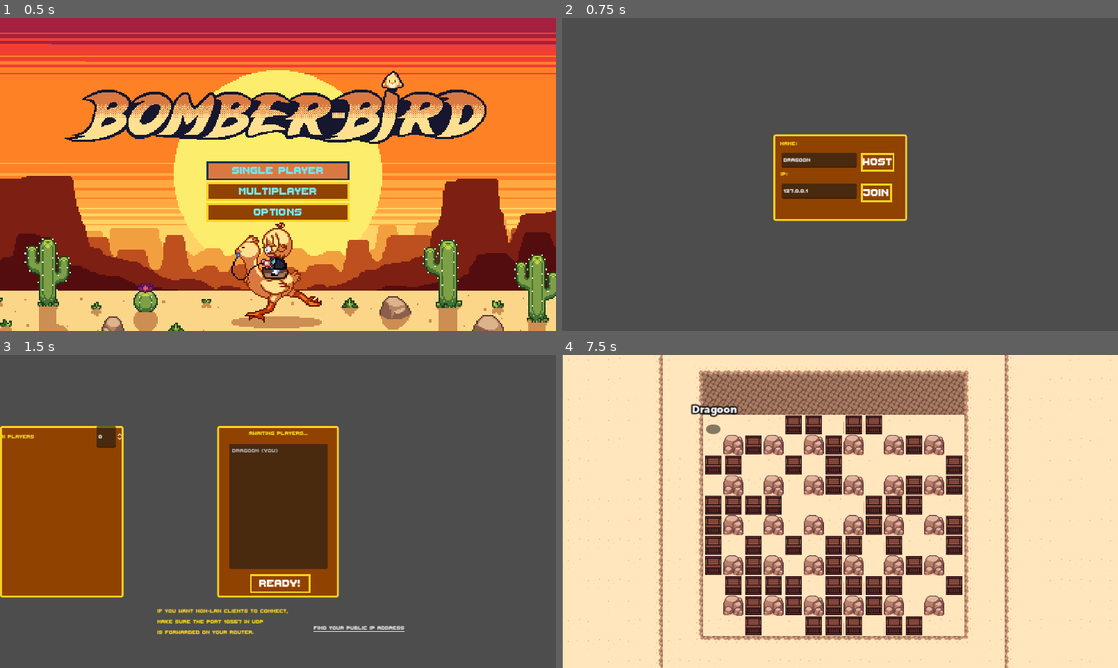
Above: before the commit, frames 1-4 (two rows, left to right).
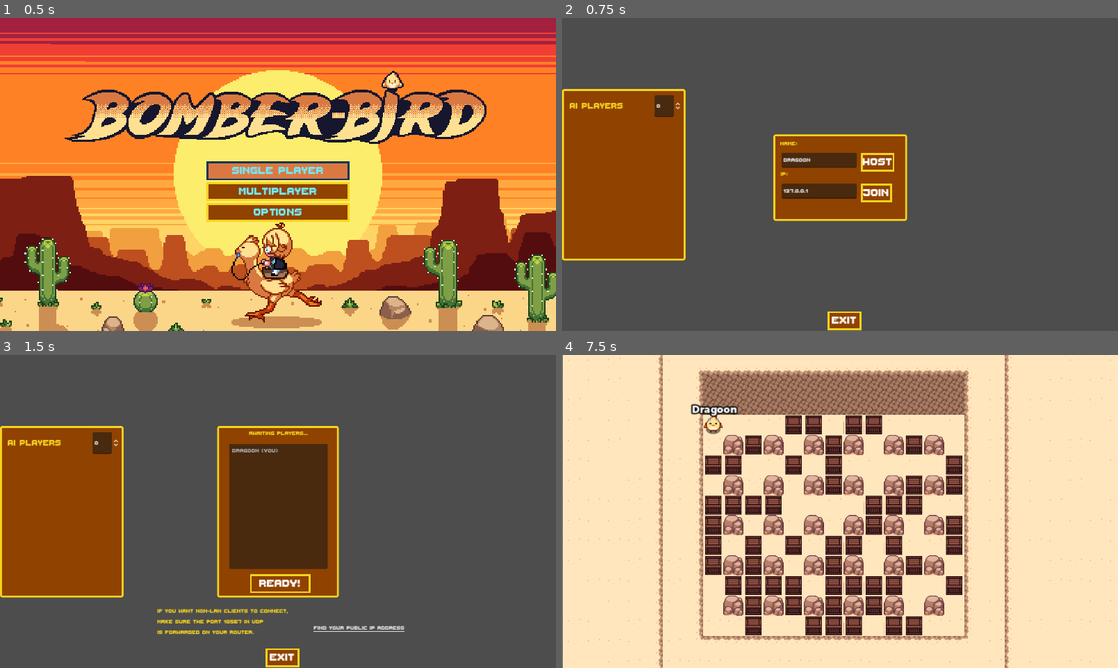
Above: after the commit, the same moments.

Repository: Dragoon-Project-Squad/bomberbird
Game: Godot game, scene res://scenes/main_menu.tscn
The game is run twice, just before and just after one commit, with the same random seed, the same clock (stepped at 60 frames per second) and the same inputs. Sound files missing from this copy of the repository are replaced by a short silence.
Inputs (mouse positions are in pixels of both pictures, inside the frame that each line leads up to):
- Up to frame 1 (0.5 s): no input
- Up to frame 2 (0.75 s): click "Multiplayer" at 0.5 s
- Up to frame 3 (1.5 s): click "Host" at 1.25 s
- Up to frame 4 (7.5 s): click "READY!" at 2 s; click (717, 433) at 2.75 s; click (778, 433) at 3.5 s; click (840, 433) at 4.25 s; click (901, 433) at 5 s; click (962, 433) at 5.75 s; click (717, 492) at 6.5 s; click "START!" at 7.25 s

Frame 1 is identical in both runs. In frame 2, 13% of the frame differs, in the area x 0-54%, y 22-100%; in frame 3, 0.8%; in frame 4, 0.1%.

Commit message:
disable skin swap and show css on rpc

Diff:
--- a/scenes/lobby.tscn
+++ b/scenes/lobby.tscn
@@ -26,7 +26,6 @@
 script = ExtResource("1")
 
 [node name="Options" type="Panel" parent="."]
-visible = false
 layout_mode = 1
 anchors_preset = 4
 anchor_top = 0.5
@@ -37,19 +36,23 @@
 grow_vertical = 2
 theme = ExtResource("2_0k5fb")
 
-[node name="AICountContainer" type="HSplitContainer" parent="Options"]
-layout_mode = 0
-offset_right = 256.0
-offset_bottom = 45.0
-
-[node name="AIPlayers" type="Label" parent="Options/AICountContainer"]
-layout_mode = 2
-size_flags_horizontal = 2
+[node name="AIPlayers" type="Label" parent="Options"]
+layout_mode = 2
+offset_left = 16.0
+offset_top = 13.0
+offset_right = 184.0
+offset_bottom = 58.0
+size_flags_horizontal = 6
+theme_override_font_sizes/font_size = 25
 text = "AI Players"
 vertical_alignment = 1
 
-[node name="AIPlayerCount" type="SpinBox" parent="Options/AICountContainer"]
-layout_mode = 2
+[node name="AIPlayerCount" type="SpinBox" parent="Options"]
+layout_mode = 2
+offset_left = 192.0
+offset_top = 13.0
+offset_right = 248.0
+offset_bottom = 58.0
 max_value = 3.0
 
 [node name="Players" type="Panel" parent="."]
@@ -468,7 +471,6 @@
 texture_normal = ExtResource("9_f5vrd")
 
 [node name="Back" type="Button" parent="."]
-visible = false
 layout_mode = 0
 offset_left = 550.0
 offset_top = 607.0
@@ -476,7 +478,7 @@
 offset_bottom = 638.0
 focus_neighbor_top = NodePath("../Multiplayer")
 focus_neighbor_bottom = NodePath("../SinglePlayer")
-theme = ExtResource("2_0e6h4")
+theme = ExtResource("2_0k5fb")
 theme_override_colors/font_focus_color = Color(1, 0, 0, 1)
 text = "Exit
 "
--- a/scenes/player.tscn
+++ b/scenes/player.tscn
@@ -1,7 +1,8 @@
-[gd_scene load_steps=21 format=3 uid="uid://dviwgv2ty8v6u"]
+[gd_scene load_steps=22 format=3 uid="uid://dviwgv2ty8v6u"]
 
 [ext_resource type="Script" path="res://scripts/player.gd" id="1"]
 [ext_resource type="FontFile" uid="uid://knb8u535cfkw" path="res://montserrat.otf" id="3"]
+[ext_resource type="Texture2D" uid="uid://lckm0mdablaw" path="res://assets/player/chonkgoon_walk.png" id="3_4qf4u"]
 [ext_resource type="Texture2D" uid="uid://cpi4w3fgdon0o" path="res://assets/player/playershadow.png" id="3_iwdrj"]
 [ext_resource type="Script" path="res://scripts/player_controls.gd" id="4_k1vfr"]
 [ext_resource type="Texture2D" uid="uid://cx0pgv7haa1th" path="res://assets/explosion/kennynl_pixel_explosion_sheet.png" id="4_rh3la"]
@@ -394,6 +395,7 @@
 
 [node name="sprite" type="Sprite2D" parent="."]
 position = Vector2(0.0750351, 6.23615)
+texture = ExtResource("3_4qf4u")
 offset = Vector2(-0.075, -8.236)
 hframes = 6
 vframes = 4
--- a/scripts/aiplayer.gd
+++ b/scripts/aiplayer.gd
@@ -163,6 +163,8 @@
 	else:
 		get_node("anim").play("stunned")
 
+func set_selected_character(value: Texture2D):
+	$sprite.texture = value
 
 func _on_navigation_agent_2d_velocity_computed(safe_velocity: Vector2) -> void:
 	# Move AI Player
--- a/scripts/gamestate.gd
+++ b/scripts/gamestate.gd
@@ -79,7 +79,7 @@
 @rpc("any_peer")
 func register_player(new_player_name):
 	var id = multiplayer.get_remote_sender_id()
-	characters[id+1] = defaulttex
+	characters[id] = defaulttex
 	players[id] = new_player_name
 	player_list_changed.emit()
 
@@ -89,7 +89,9 @@
 
 @rpc("any_peer")
 func change_character_player(texture):
-	var id = multiplayer.get_remote_sender_id() + 1
+	var id = multiplayer.get_remote_sender_id()
+	if id == 0:
+		id = 1
 	characters[id] = texture
 
 
@@ -133,7 +135,7 @@
 
 func begin_game():
 	human_player_count = 1+players.size()
-	total_player_count = human_player_count + get_tree().get_root().get_node("Lobby/Options/AICountContainer/AIPlayerCount").get_value()
+	total_player_count = human_player_count + get_tree().get_root().get_node("Lobby/Options/AIPlayerCount").get_value()
 	#total_player_count = 2
 	assert(multiplayer.is_server())
 	add_ai_players()
@@ -152,7 +154,8 @@
 		var spawn_pos = world.get_node("SpawnPoints/" + str(spawn_points[p_id])).position
 		#var spawnedplayer
 		var playerspawner = world.get_node("PlayerSpawner")
-		var spawningdata = {"playertype": "human", "spawndata": spawn_pos, "pid": p_id, "defaultname": player_name, "playerdictionary": players, "characterdictionary": characters}
+		#var spawningdata = {"playertype": "human", "spawndata": spawn_pos, "pid": p_id, "defaultname": player_name, "playerdictionary": players, "characterdictionary": characters}
+		var spawningdata = {"playertype": "human", "spawndata": spawn_pos, "pid": p_id, "defaultname": player_name, "playerdictionary": players}
 		if humans_loaded_in_game < human_player_count:
 			# Spawn a human there
 			playerspawner.spawn(spawningdata)
--- a/scripts/lobby.gd
+++ b/scripts/lobby.gd
@@ -86,6 +86,13 @@
 
 	$Players/Ready.disabled = not multiplayer.is_server()
 
+@rpc("call_local")
+func show_css():
+	$Options.hide()
+	$Players.hide()
+	$Connect.hide()
+	$Back.hide()
+	$CSS.show()
 
 func _on_start_pressed():
 	if gamestate.total_player_count < 2:
@@ -104,14 +111,8 @@
 		await get_tree().process_frame
 	get_tree().change_scene_to_file("res://scenes/main_menu.tscn")
 
-
 func _on_ready_pressed() -> void:
-	$Options.hide()
-	$Players.hide()
-	$Connect.hide()
-	$Back.hide()
-	$CSS.show()
-	pass # Replace with function body.
+	show_css.rpc()
 
 
 func _on_dokibird_pressed() -> void:
--- a/scripts/player_spawner.gd
+++ b/scripts/player_spawner.gd
@@ -24,5 +24,5 @@
 		#else:
 			#print("Derived Name: ", data.playerdictionary[data.pid])
 		spawningplayer.set_player_name(data.defaultname if data.pid == multiplayer.get_unique_id() || data.pid == 1 else data.playerdictionary[data.pid])
-		spawningplayer.set_selected_character(data.characterdictionary[data.pid])
+		#spawningplayer.set_selected_character(data.characterdictionary[data.pid])
 		return spawningplayer
